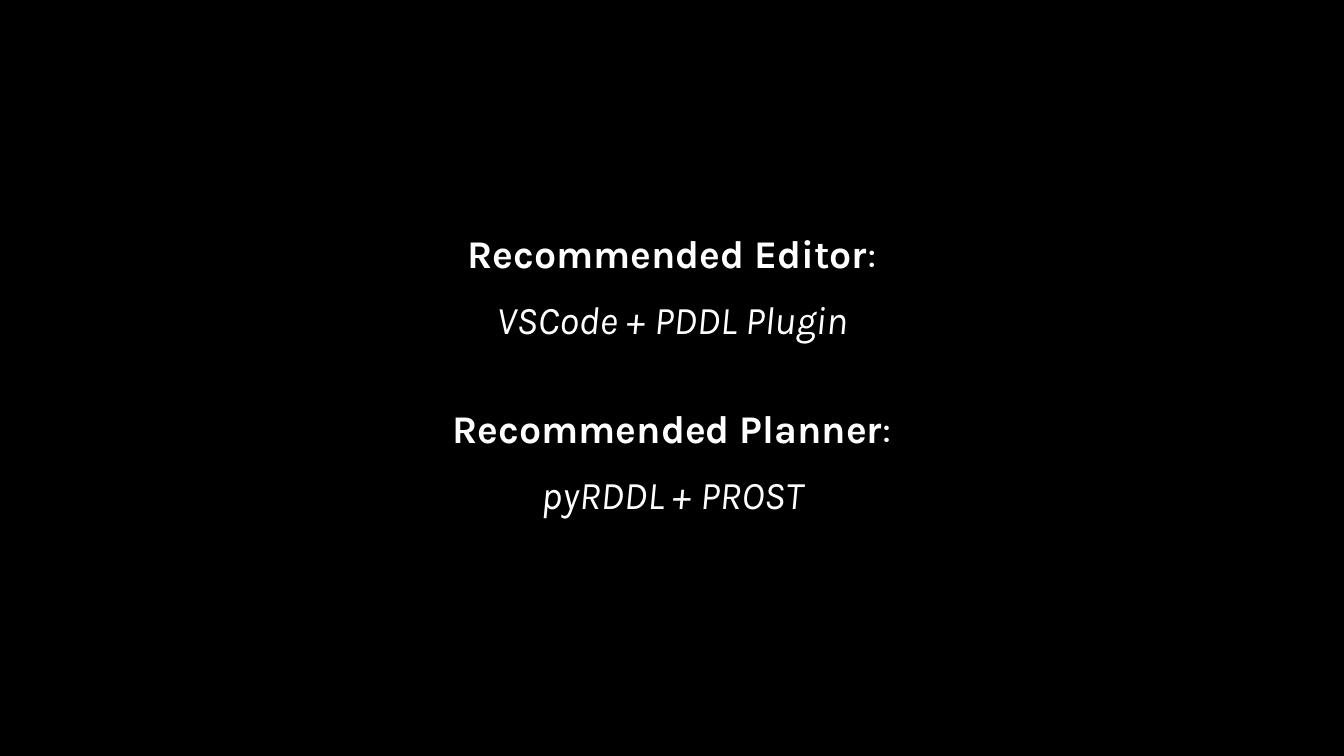
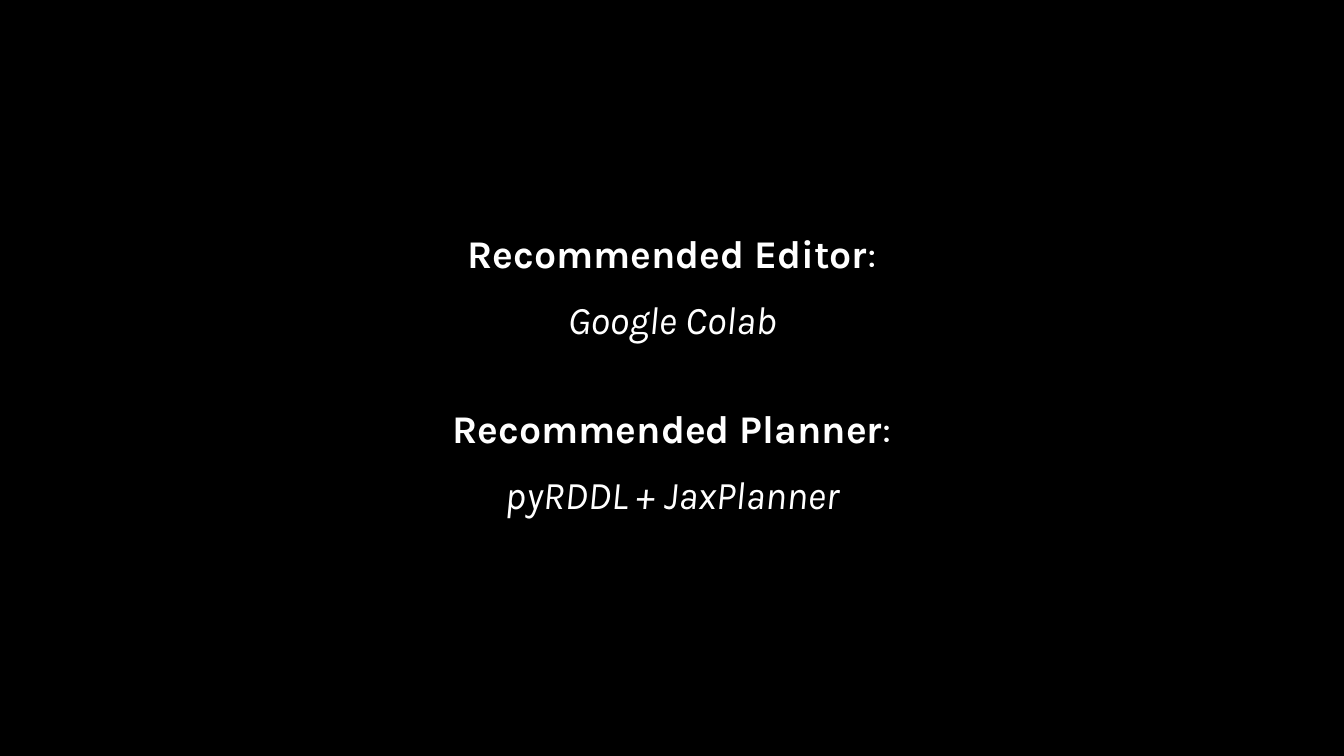
Before and after one commit to AI-Planning/modeling-in-pddl, a slide deck: slide 2 of exercises/cisc-813/rddl/slides.pptx. Drawn at 1344x756 pixels with LibreOffice and Linux fonts; fonts in the diff are those of the drawing. Boxes give left, top, right and bottom in pixels: in the first picture for what was removed or moved away, otherwise in the second. Text is boxed around its words. In the diff, an @@ line names an element or a change of style, - is before the commit and + after.

```diff
--- a/exercises/cisc-813/rddl/slides.pptx
+++ b/exercises/cisc-813/rddl/slides.pptx
@@ text at (568,307,776,344): text changed @@
-VSCode + PDDL Plugin
+Google Colab
@@ text at (505,482,839,519): text changed @@
-pyRDDL + PROST
+pyRDDL + JaxPlanner
```
Also in this commit, not shown: 3 other slides changed, 1 slide added, 2 other files.
